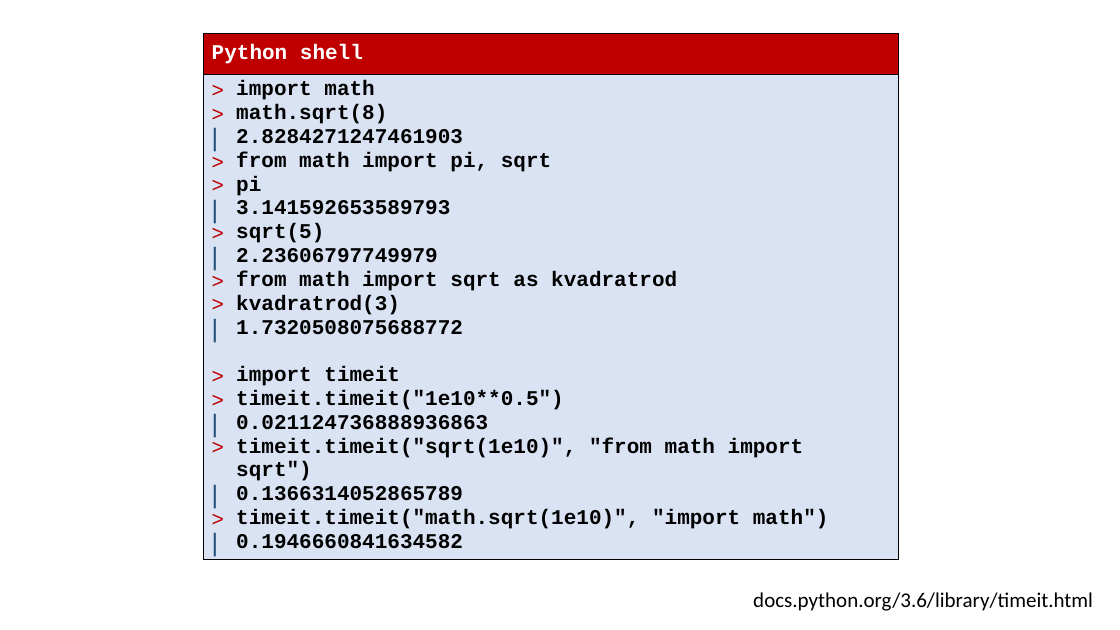
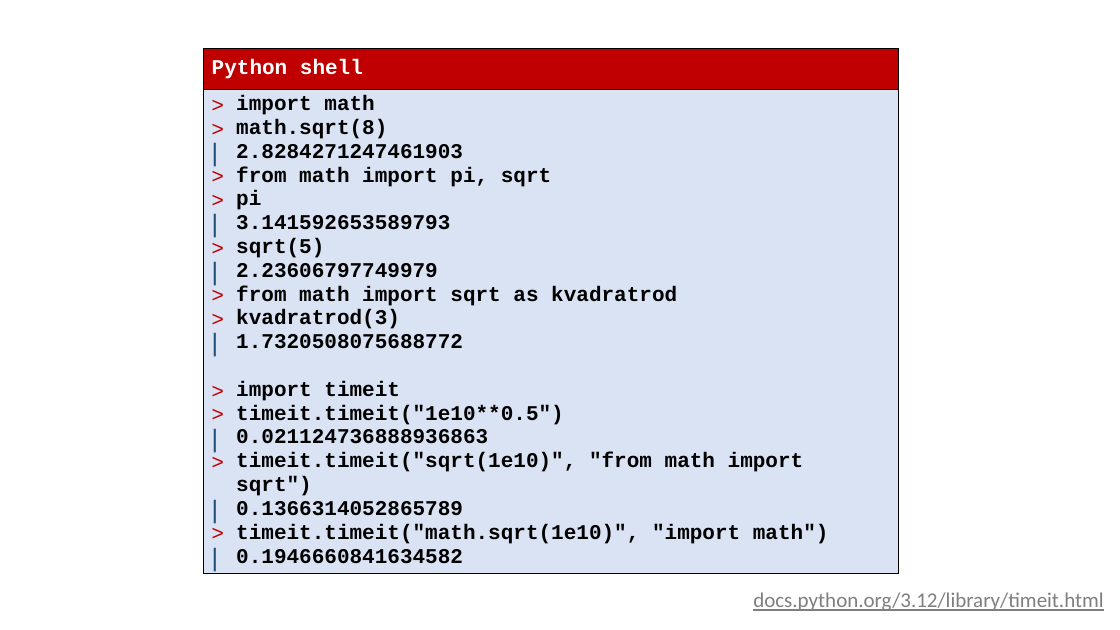
Before and after one commit to gsbrodal/gsbrodal.github.io, a slide deck: slide 10 of ipsa/slides/operations.pptx. Drawn at 1120x630 pixels with LibreOffice and Linux fonts; fonts in the diff are those of the drawing. Boxes give left, top, right and bottom in pixels: in the first picture for what was removed or moved away, otherwise in the second. Text is boxed around its words. In the diff, an @@ line names an element or a change of style, - is before the commit and + after.

```diff
--- a/ipsa/slides/operations.pptx
+++ b/ipsa/slides/operations.pptx
@@ table: place and size @@
-table at box(203, 34, 899, 561)
+table at box(203, 49, 899, 576)
@@ text at box(753, 592, 1103, 611): text changed; text colour #000000 to #7F7F7F @@
-docs.python.org/3.6/library/timeit.html
+docs.python.org/3.12/library/timeit.html
```
Also in this commit, not shown: 11 other files.
